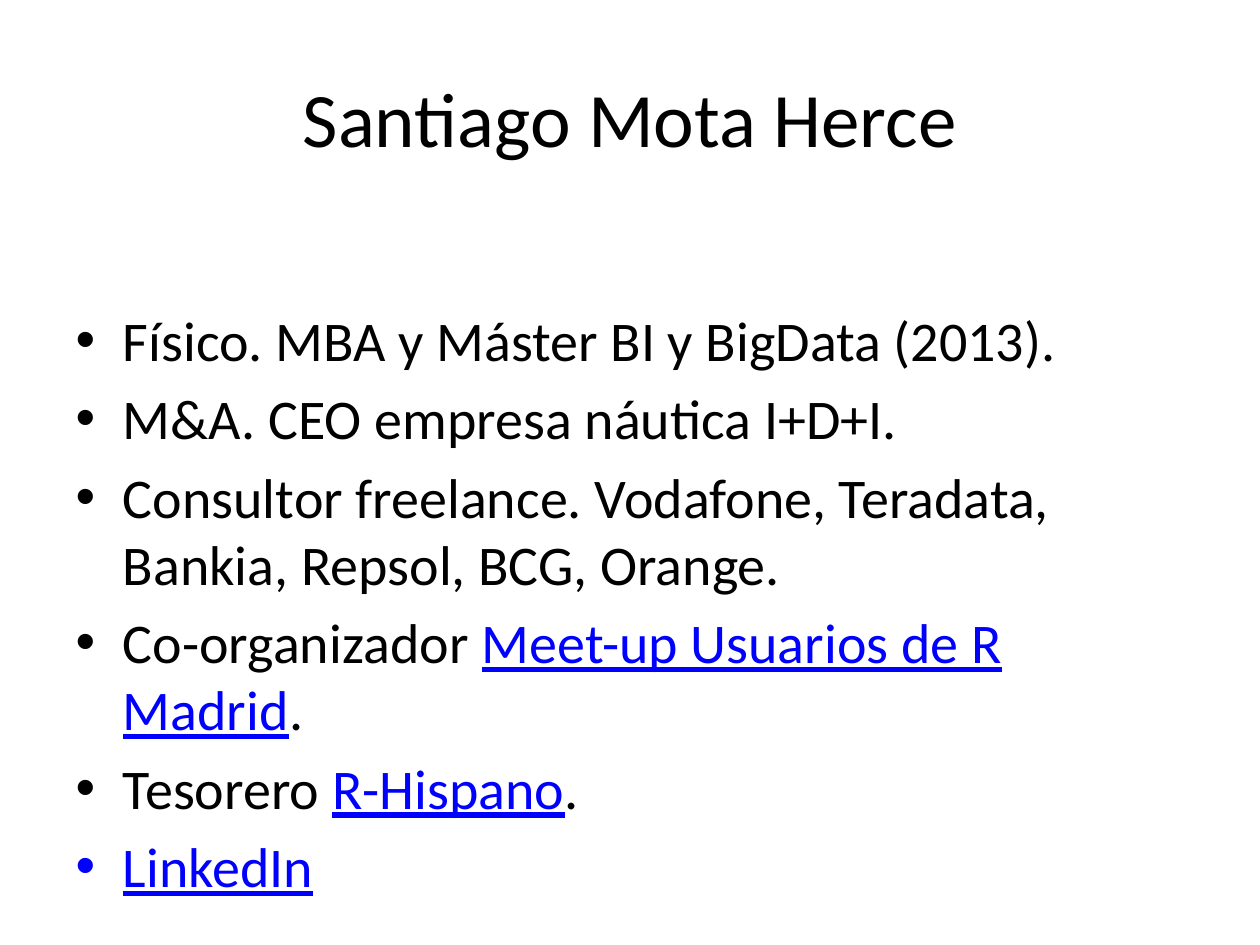
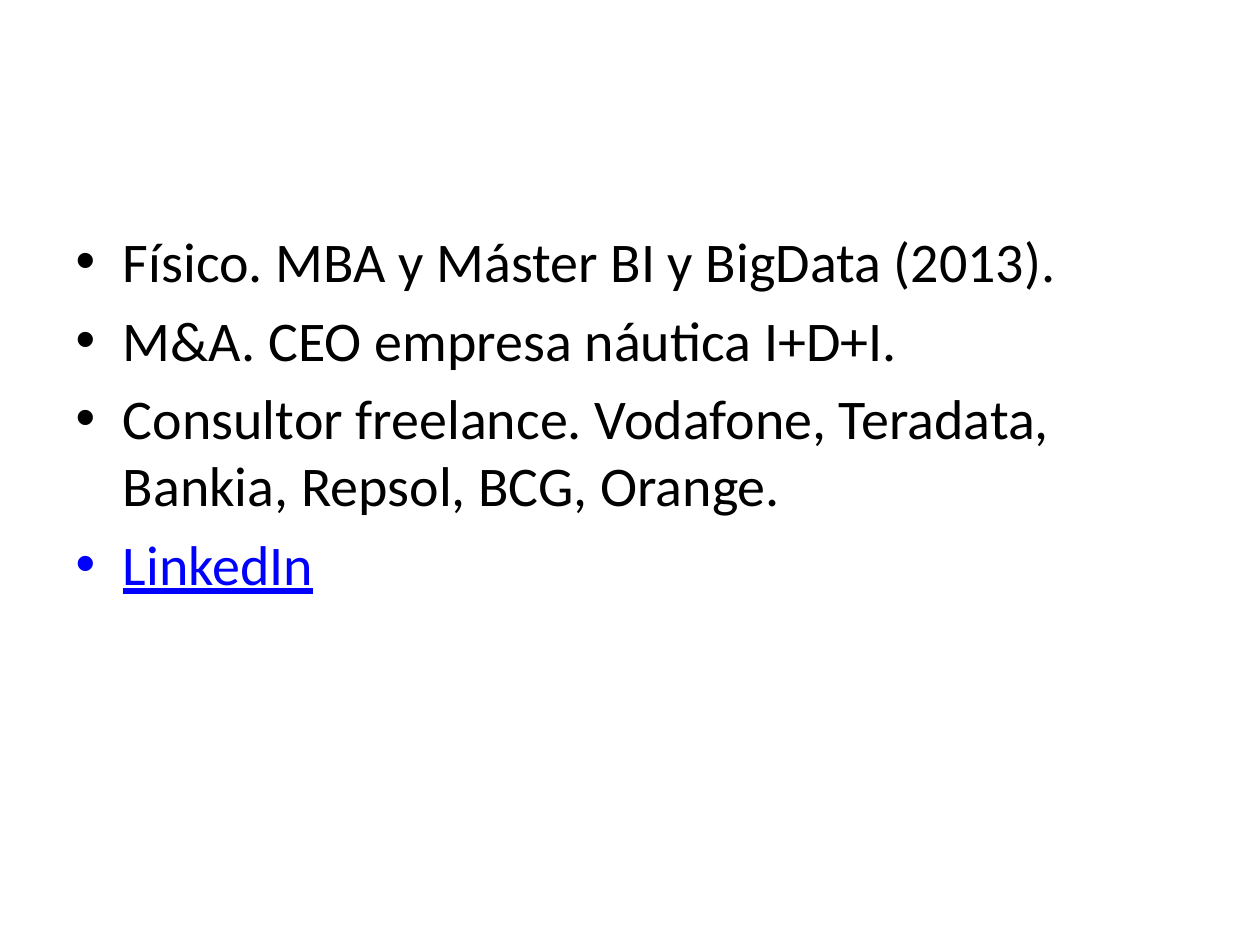
Before and after one commit to santiagomota/datos-madrid-presentacion, a slide deck: slide 3 of docs/index.pptx (slide 2 before the commit). Drawn at 1260x945 pixels with LibreOffice and Linux fonts; fonts in the diff are those of the drawing. Boxes give left, top, right and bottom in pixels: in the first picture for what was removed or moved away, otherwise in the second. Text is boxed around its words. In the diff, an @@ line names an element or a change of style, - is before the commit and + after.

```diff
--- a/docs/index.pptx
+++ b/docs/index.pptx
@@ title removed at (303, 93, 957, 161) @@
-Santiago Mota Herce
@@ text at (123, 624, 1001, 818): paragraphs removed @@
-• Co-organizador Meet-up Usuarios de R Madrid.
-• Tesorero R-Hispano.
```
Also in this commit, not shown: 1 slide added, 2 other files.
